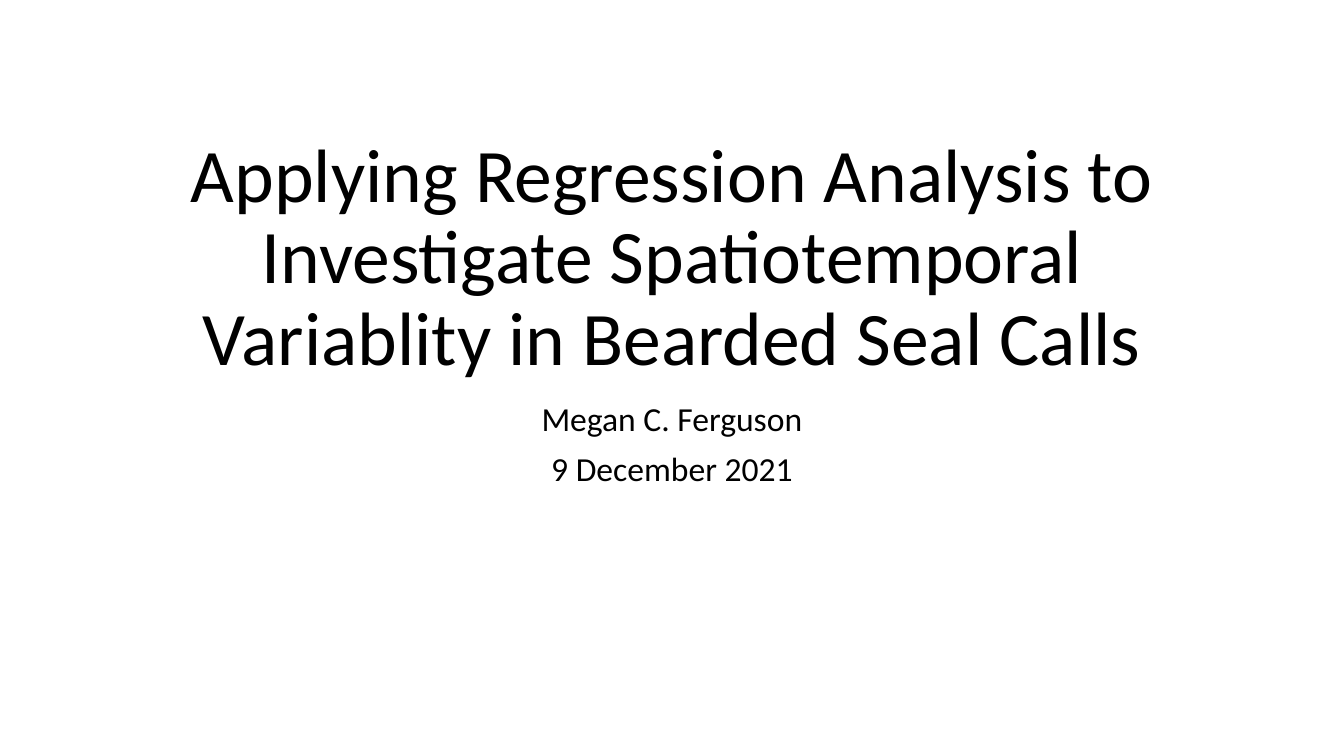
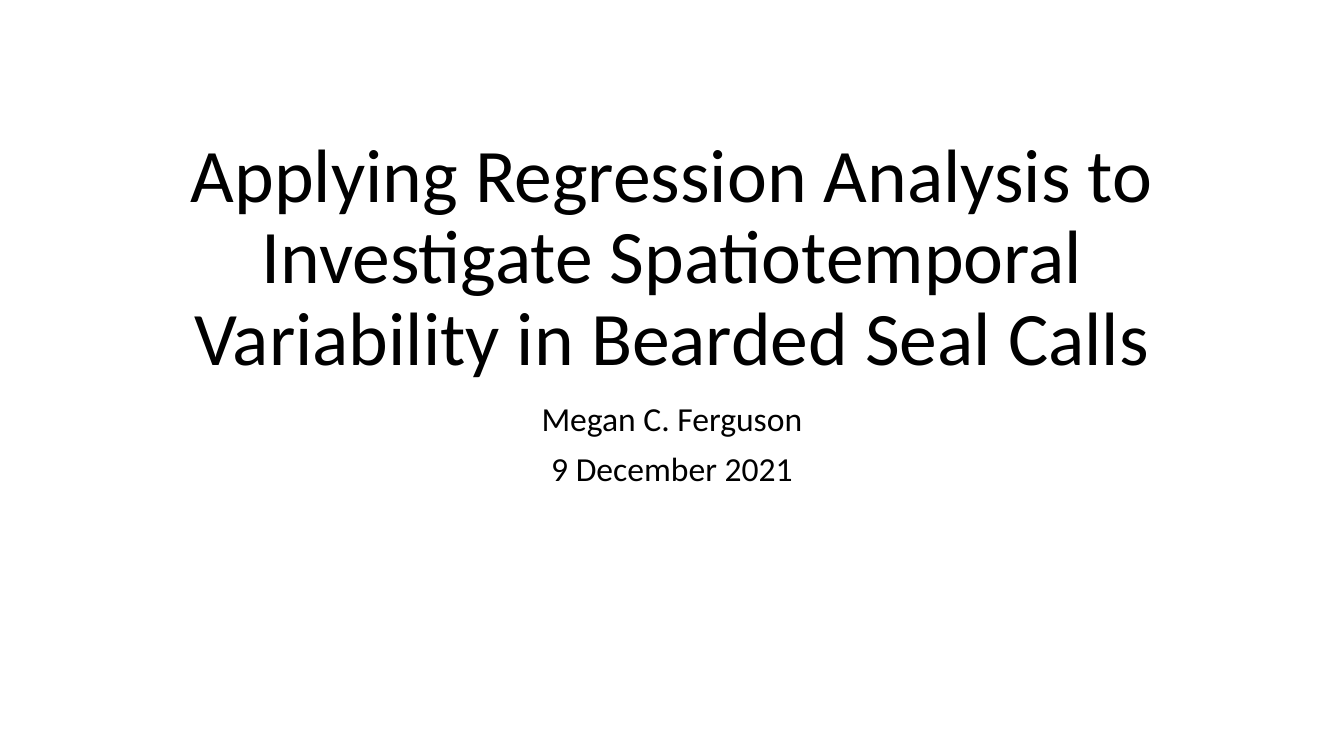
Before and after one commit to ELaBrecque-MMC/RegressionModelOverview, a slide deck: slide 1 of Notes/RegressionModelOverview.pptx. Drawn at 1344x756 pixels with LibreOffice and Linux fonts; fonts in the diff are those of the drawing. Boxes give left, top, right and bottom in pixels: in the first picture for what was removed or moved away, otherwise in the second. Text is boxed around its words. In the diff, an @@ line names an element or a change of style, - is before the commit and + after.

Commit message:
Completed Bearded Seal case study slides up to candidate models.

```diff
--- a/Notes/RegressionModelOverview.pptx
+++ b/Notes/RegressionModelOverview.pptx
@@ title at box(191, 149, 1152, 378): text changed @@
-Applying Regression Analysis to Investigate Spatiotemporal Variablity in Bearded Seal Calls
+Applying Regression Analysis to Investigate Spatiotemporal Variability in Bearded Seal Calls
```
Also in this commit, not shown: 4 other slides changed, 11 slides added, 3 other files.
